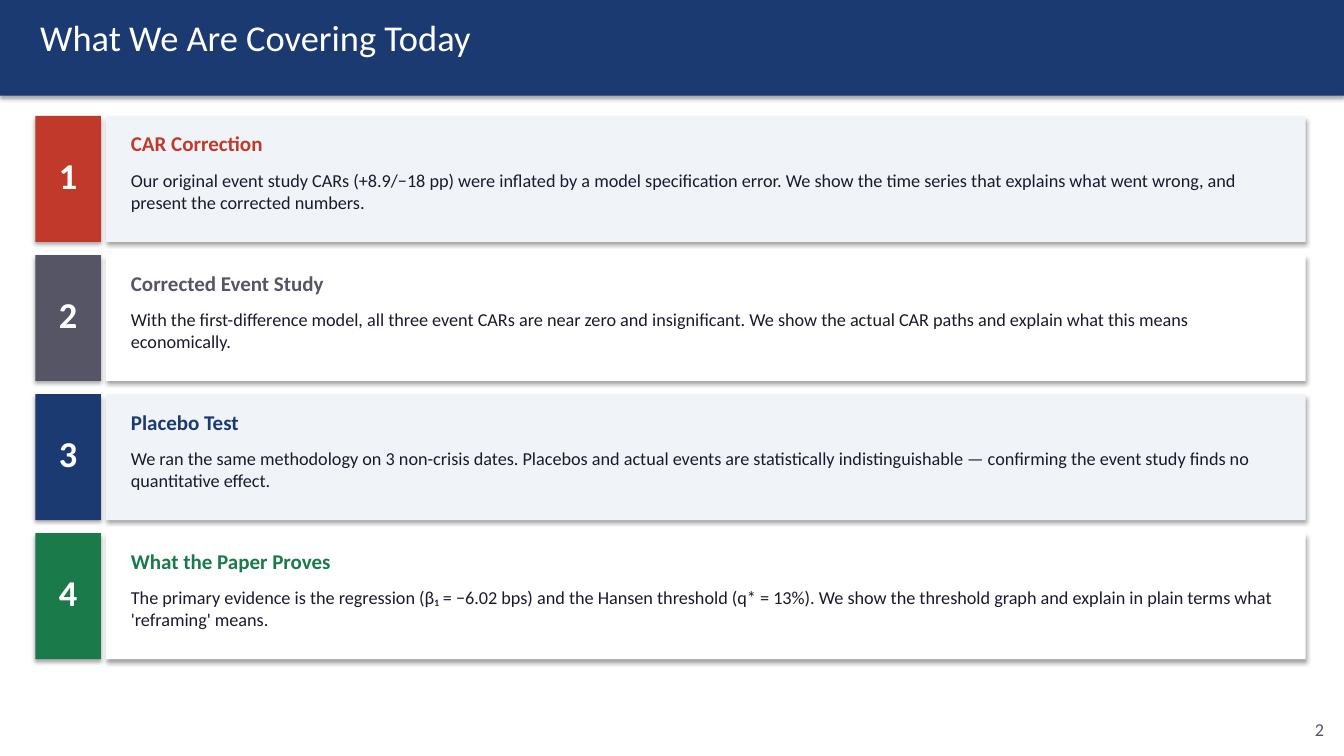
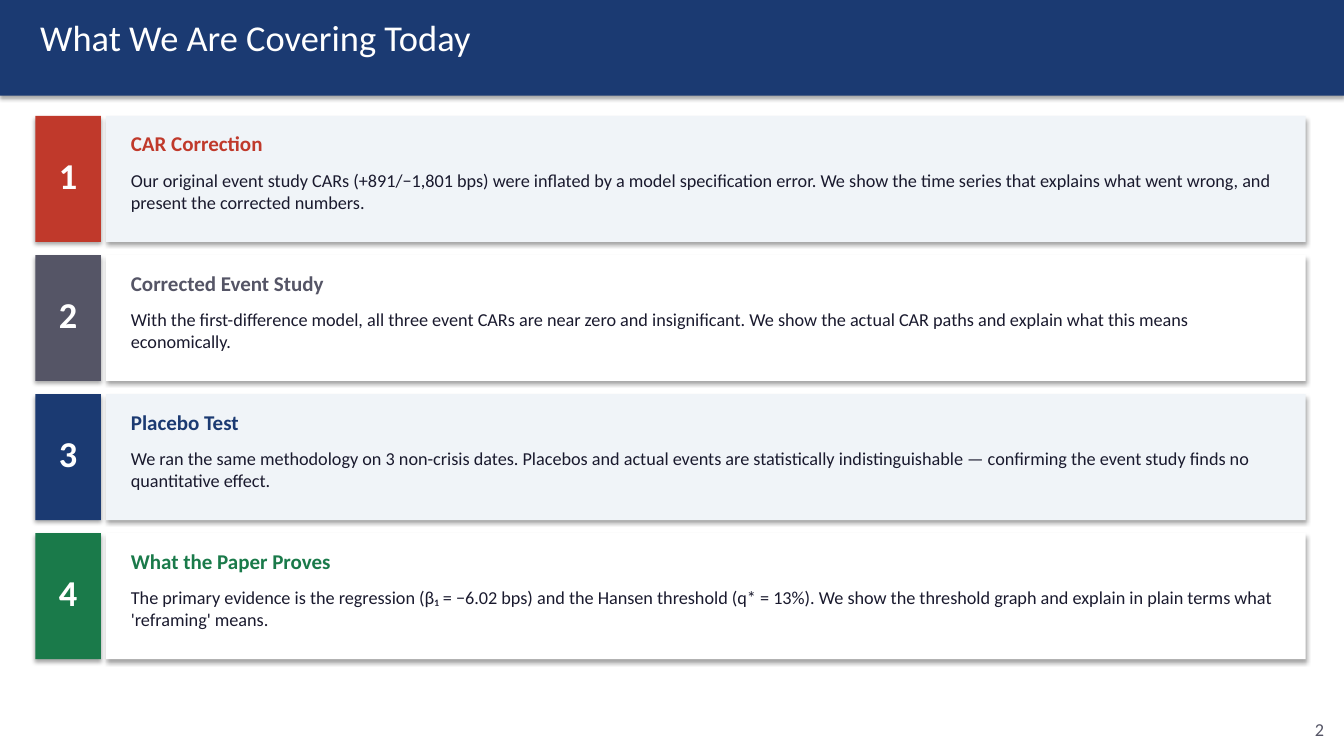
Before and after one commit to kimmireu0921/Stablecoins-and-the-Exorbitant-Privilege, a slide deck: slide 2 of presentations/0602_Stablecoin_Exorbitant_Privilege.pptx. Drawn at 1344x756 pixels with LibreOffice and Linux fonts; fonts in the diff are those of the drawing. Boxes give left, top, right and bottom in pixels: in the first picture for what was removed or moved away, otherwise in the second. Text is boxed around its words. In the diff, an @@ line names an element or a change of style, - is before the commit and + after.

```diff
--- a/presentations/0602_Stablecoin_Exorbitant_Privilege.pptx
+++ b/presentations/0602_Stablecoin_Exorbitant_Privilege.pptx
@@ text at bbox=[131, 174, 1270, 212]: text changed @@
-Our original event study CARs (+8.9/−18 pp) were inflated by a model specification error. We show the time series that explains what went wrong, and present the corrected numbers.
+Our original event study CARs (+891/−1,801 bps) were inflated by a model specification error. We show the time series that explains what went wrong, and present the corrected numbers.
```
Also in this commit, not shown: 4 other slides changed, 8 other files.
